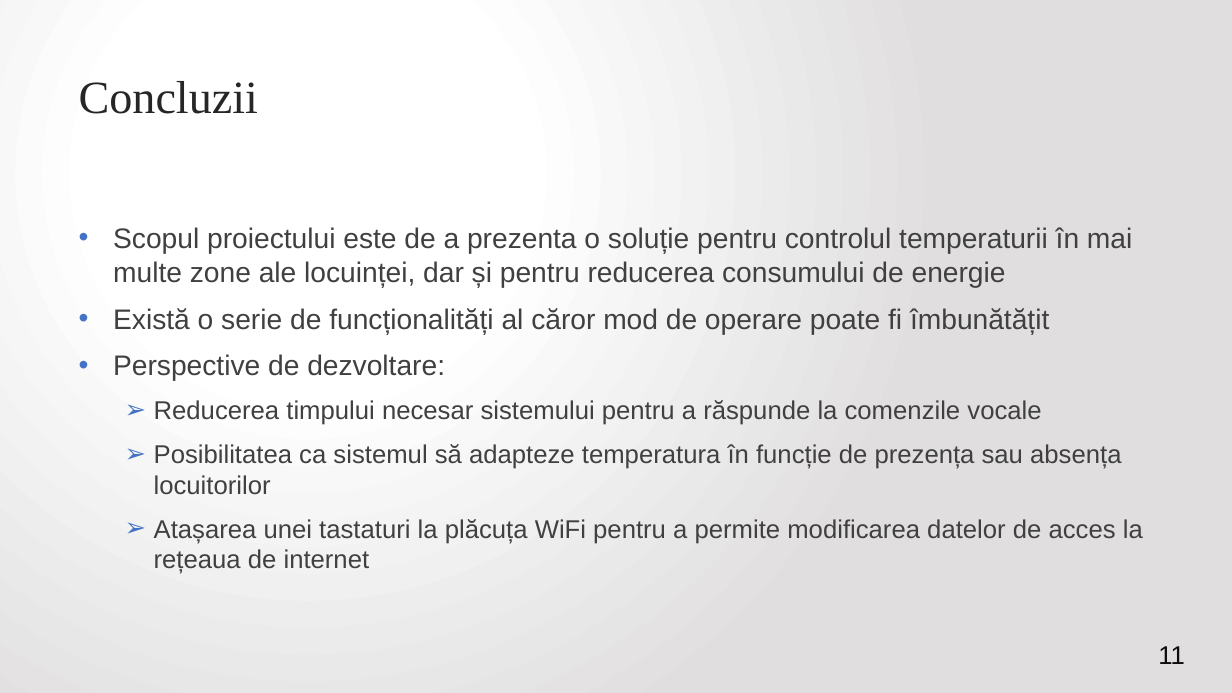
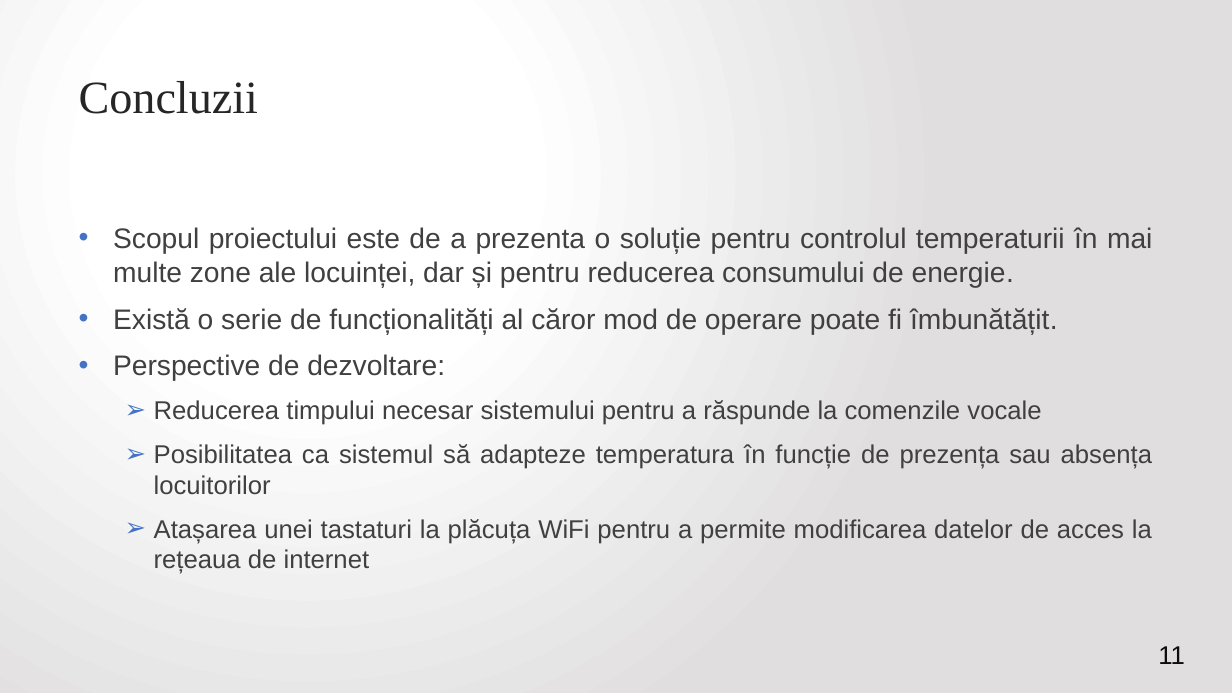
Before and after one commit to VitomirDragan/TemperatureManagement-IOT-, a slide deck: slide 11 of Prezentare/Termostat inteligent controlat printr-o aplicație web.pptx. Drawn at 1232x693 pixels with LibreOffice and Linux fonts; fonts in the diff are those of the drawing. Boxes give left, top, right and bottom in pixels: in the first picture for what was removed or moved away, otherwise in the second. Text is boxed around its words. In the diff, an @@ line names an element or a change of style, - is before the commit and + after.

```diff
--- a/Prezentare/Termostat inteligent controlat printr-o aplicație web.pptx
+++ b/Prezentare/Termostat inteligent controlat printr-o aplicație web.pptx
@@ text at [113,227,1152,334]: text changed @@
-• Scopul proiectului este de a prezenta o soluție pentru controlul temperaturii în mai multe zone ale locuinței, dar și pentru reducerea consumului de energie
-• Există o serie de funcționalități al căror mod de operare poate fi îmbunătățit
+• Scopul proiectului este de a prezenta o soluție pentru controlul temperaturii în mai multe zone ale locuinței, dar și pentru reducerea consumului de energie.
+• Există o serie de funcționalități al căror mod de operare poate fi îmbunătățit.
@@ text at [113,354,1152,574]: alignment left to justified @@
```
Also in this commit, not shown: 5 other slides changed, 4 other files.
